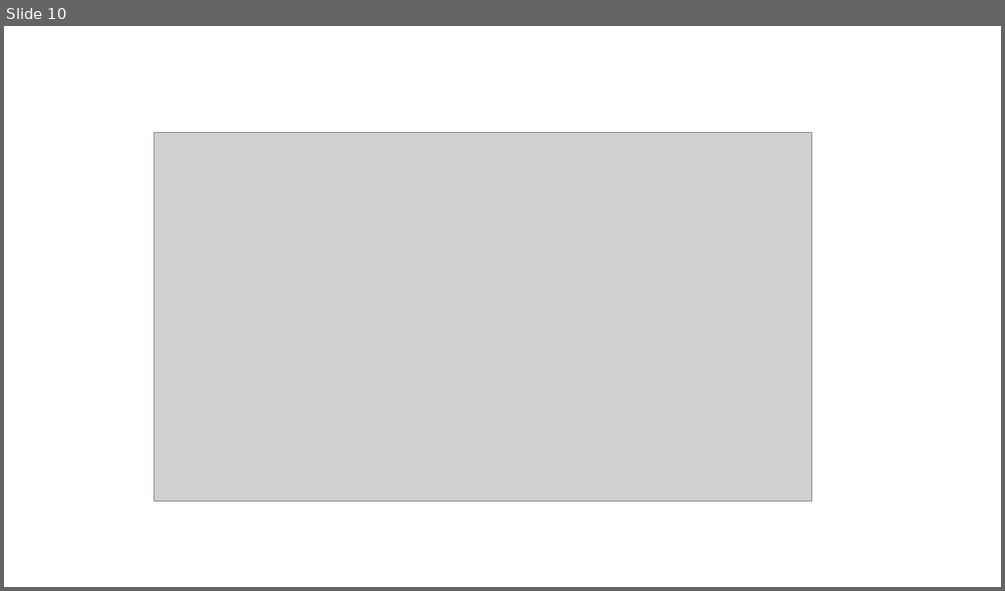
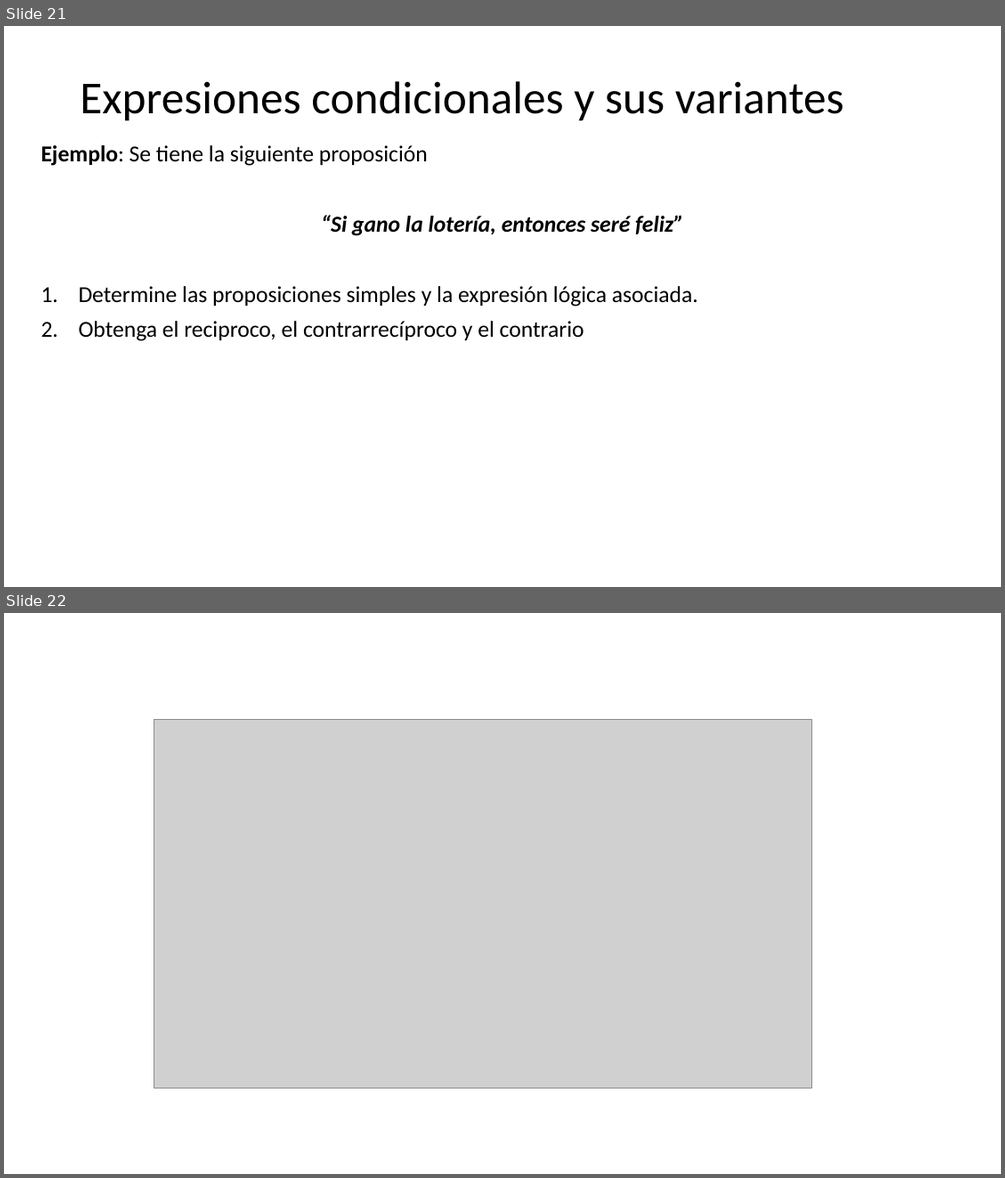
Before and after one commit to discretas1-udea/apuntes_clases_2026-2, a slide deck: clase-04/apuntes_clase4.pptx. Shown one above the other, each under a label of ours: slide 10 before the commit, slides 21 and 22 after it. The pictures are 1005x591 and 1005x1178 pixels, drawn with LibreOffice and Linux fonts; fonts in the diff are those of the drawing; grey boxes stand for pictures. Boxes give left, top, right and bottom in pixels: in the first picture for what was removed or moved away, otherwise in the second. Text is boxed around its words. In the diff, an @@ line names an element or a change of style, - is before the commit and + after.

```diff
--- a/clase-04/apuntes_clase4.pptx
+++ b/clase-04/apuntes_clase4.pptx
@@ slide 21 added at box(4, 26, 1001, 587), background #FFFFFF @@
@@ title added at box(80, 81, 844, 121), 44 pt, text #000000 @@
+Expresiones condicionales y sus variantes
@@ text added at box(41, 145, 698, 341), 22 pt, text #000000 @@
+Ejemplo: Se tiene la siguiente proposición
+“Si gano la lotería, entonces seré feliz”
+1. Determine las proposiciones simples y la expresión lógica asociada.
+2. Obtenga el reciproco, el contrarrecíproco y el contrario
@@ what was slide 10 is now slide 22 @@
```
Also in this commit, not shown: 8 slides changed, 11 other slides added, 3 other files.
